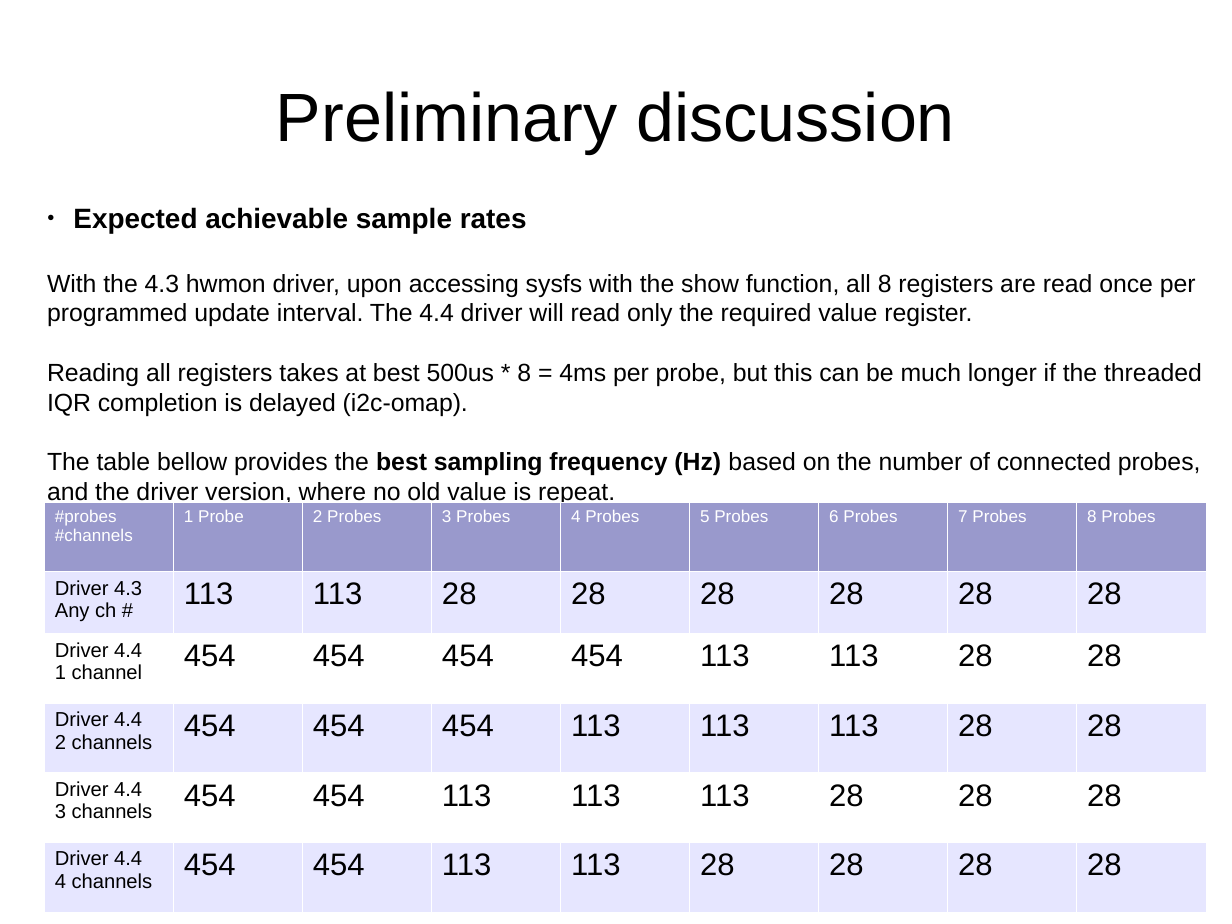
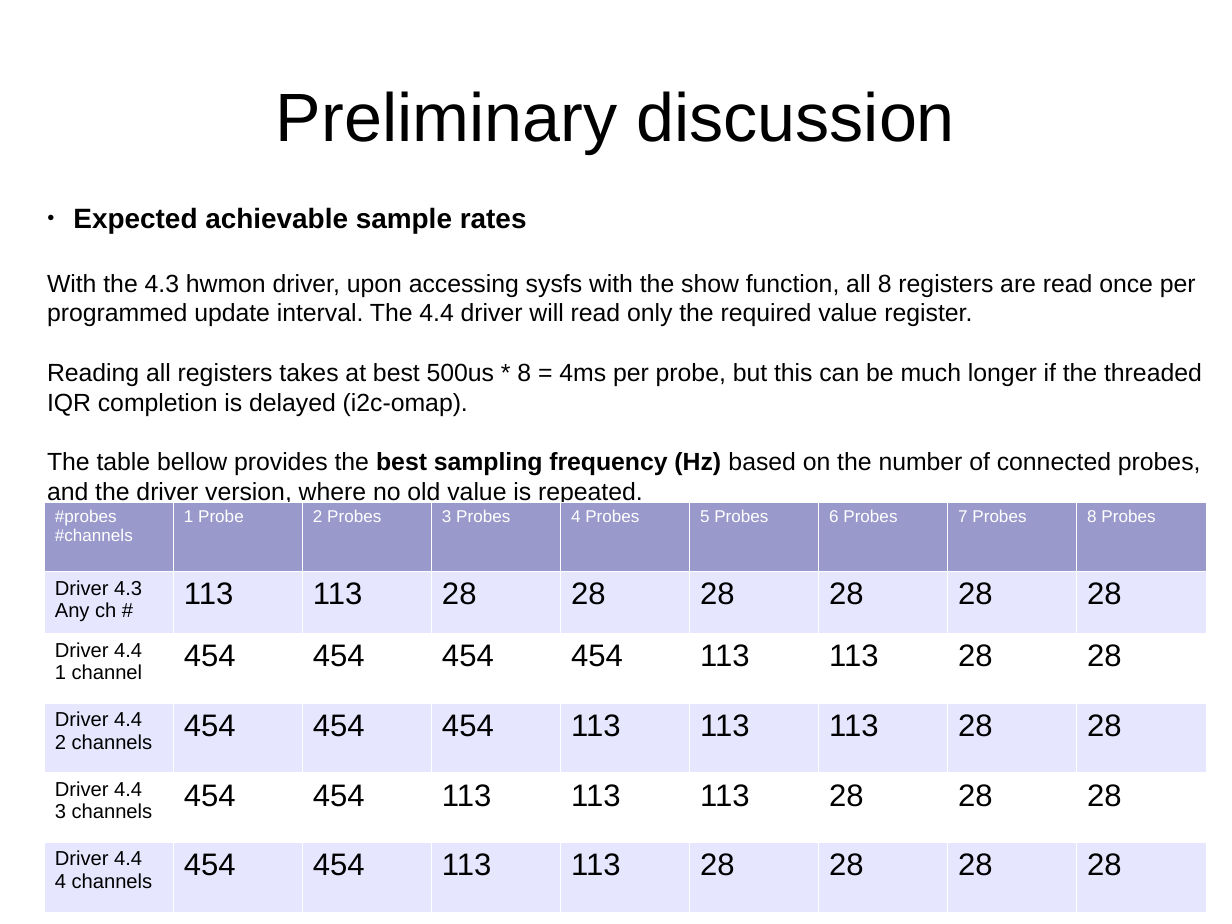
Before and after one commit to BayLibre/ACME, a slide deck: slide 4 of docs/measurements/8-probes-measurements.odp. Drawn at 1232x924 pixels with LibreOffice and Linux fonts; fonts in the diff are those of the drawing. Boxes give left, top, right and bottom in pixels: in the first picture for what was removed or moved away, otherwise in the second. Text is boxed around its words. In the diff, an @@ line names an element or a change of style, - is before the commit and + after.

```diff
--- a/docs/measurements/8-probes-measurements.odp
+++ b/docs/measurements/8-probes-measurements.odp
@@ text at (47,452,1201,506): text changed @@
-The table bellow provides the best sampling frequency (Hz) based on the number of connected probes, and the driver version, where no old value is repeat.
+The table bellow provides the best sampling frequency (Hz) based on the number of connected probes, and the driver version, where no old value is repeated.
```
Also in this commit, not shown: 3 other files.
